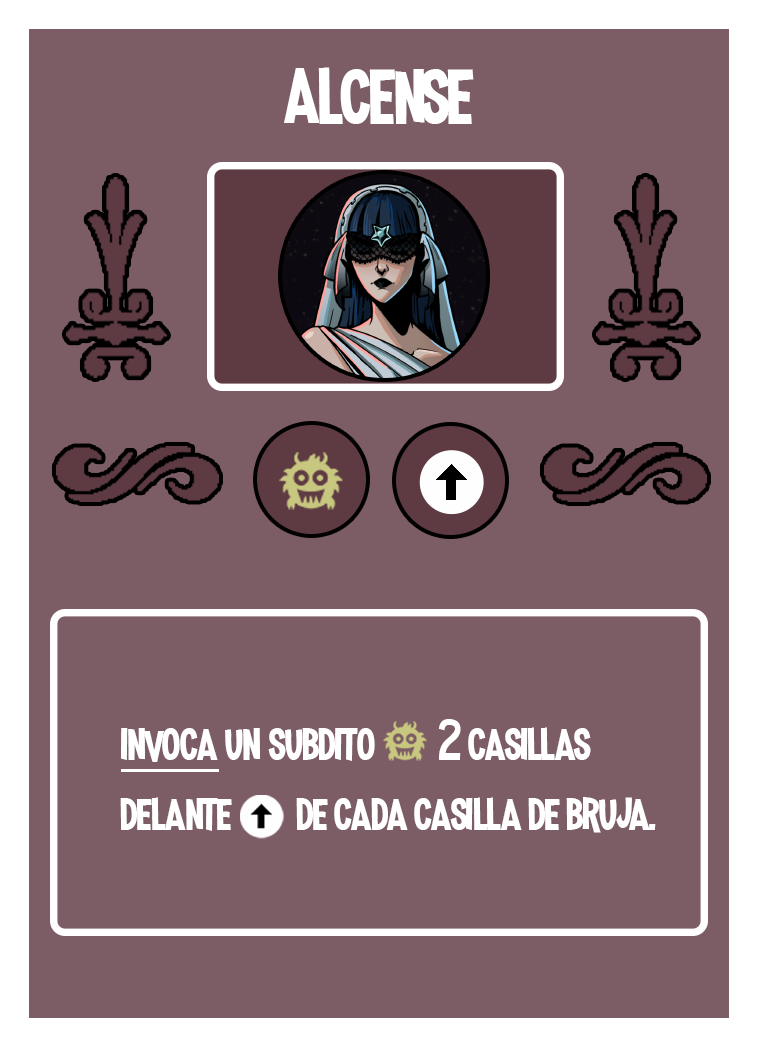
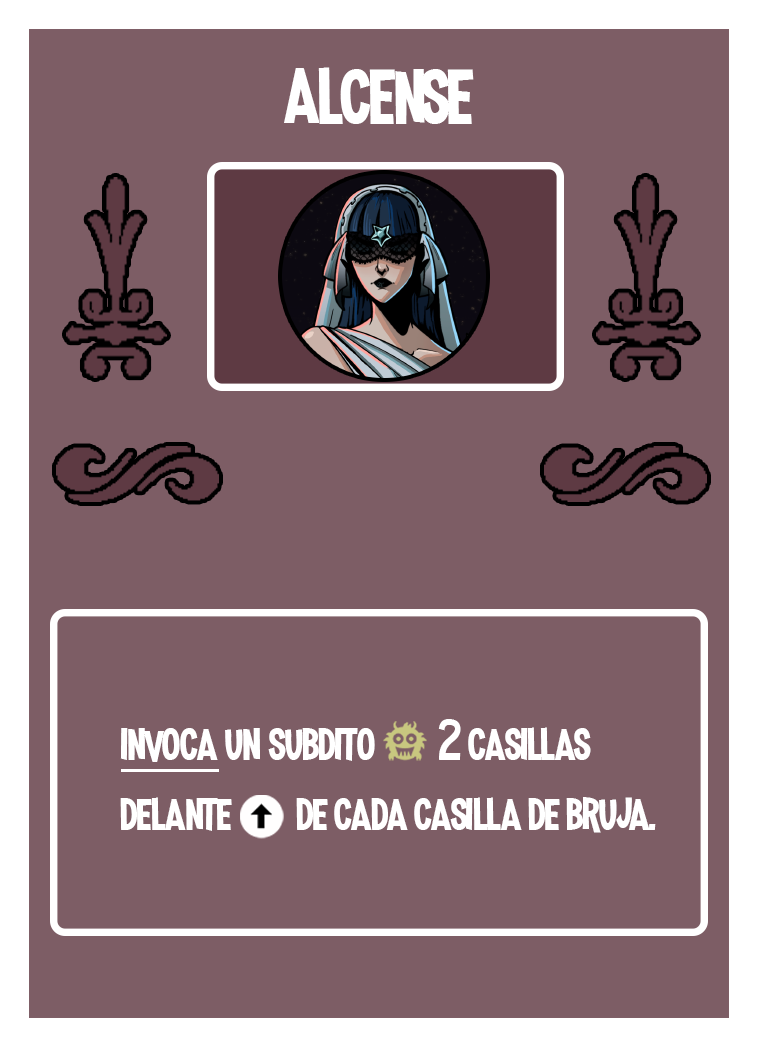
Layer changes from the first 758 × 1047 image to the second:
removed layer "Capa 3" from group "PLANTILLA_SIN_CUADRICULA" over 279, 452, 343, 510
removed layer "⬆" (2nd of 2, in "PLANTILLA_SIN_CUADRICULA") from group "PLANTILLA_SIN_CUADRICULA" over 419, 450, 484, 515
removed layer "Elipse 1 copia" (1st of 2, in "PLANTILLA_SIN_CUADRICULA") from group "PLANTILLA_SIN_CUADRICULA" over 396, 426, 505, 535
removed layer "Elipse 1 copia" (2nd of 2, in "PLANTILLA_SIN_CUADRICULA") from group "PLANTILLA_SIN_CUADRICULA" over 257, 425, 366, 534